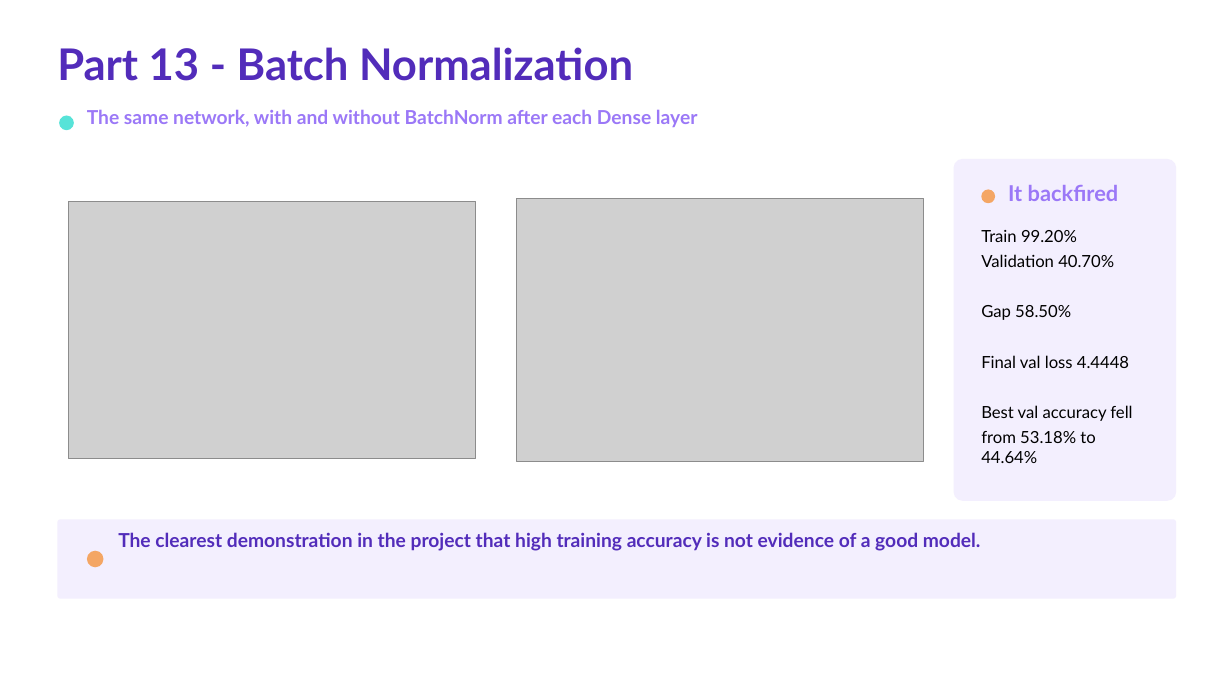
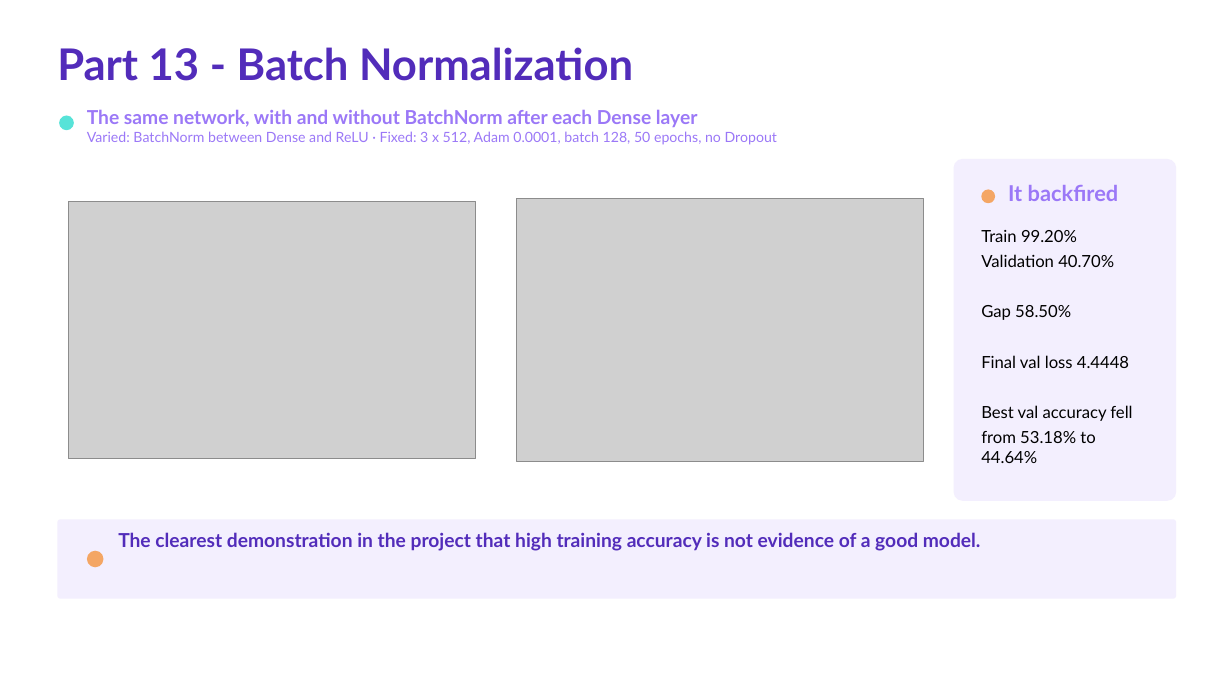
Before and after one commit to khaliddosari/Deep-Learning-Project-Tuwaiq, a slide deck: slide 13 of Docs/Deep Learning Capstone Presentation.pptx. Drawn at 1232x693 pixels with LibreOffice and Linux fonts; fonts in the diff are those of the drawing; grey boxes stand for pictures. Boxes give left, top, right and bottom in pixels: in the first picture for what was removed or moved away, otherwise in the second. Text is boxed around its words. In the diff, an @@ line names an element or a change of style, - is before the commit and + after.

```diff
--- a/Docs/Deep Learning Capstone Presentation.pptx
+++ b/Docs/Deep Learning Capstone Presentation.pptx
@@ text at box(87, 131, 777, 145): paragraph added @@
+Varied: BatchNorm between Dense and ReLU · Fixed: 3 x 512, Adam 0.0001, batch 128, 50 epochs, no Dropout
```
Also in this commit, not shown: 12 other slides changed, 42 other files.
